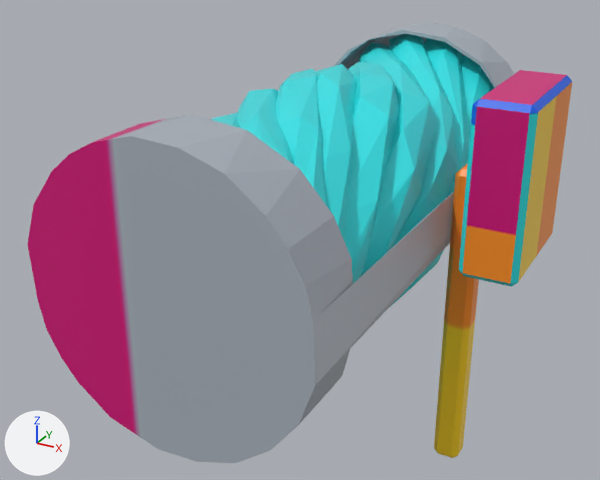
Renders of the FBX model Assets/Models/Breaker_Box.fbx from each side of a commit.
The view is the same before and after, from a 50 mm camera at (2.68, -5.35, 2.24) aimed at (-0.16, -0.18, -0.34). Every picture has the same lights, and +X, +Y and +Z are marked at lower left. Where no turn or scale is listed for an object, it has been applied to the vertices.

Script lines for the objects in view, before the commit:
```python
me_cube = bpy.data.meshes.new('Cube')
me_cube.from_pydata(...)  # 24 vertices, 26 faces; spans x -0.1..0.1, y -0.1..0.1, z -0.9..1.5
me_cube.materials.append(mat_material)  # picture img_retrowave_palette_png
me_cube_001 = bpy.data.meshes.new('Cube.001')
me_cube_001.from_pydata(...)  # 40 vertices, 42 faces; spans x -0.1..0.26, y -0.5..0.5, z -0.6..0.6
me_cube_001.materials.append(mat_material)  # picture img_retrowave_palette_png
me_cube_002 = bpy.data.meshes.new('Cube.002')
me_cube_002.from_pydata(...)  # 24 vertices, 26 faces; spans x -0.021..0.04, y 0.0..1.0, z -0.6..0.6
me_cube_002.materials.append(mat_material)  # picture img_retrowave_palette_png
me_cylinder_005 = bpy.data.meshes.new('Cylinder.005')
me_cylinder_005.from_pydata(...)  # 1197 vertices, 1324 faces; spans x -1.0..1.0, y -2.1..2.1, z -1.0..1.0
# faces by material slot: [1149, 175]
me_cylinder_005.materials.append(mat_material)  # picture img_retrowave_palette_png
me_cylinder_005.materials.append(mat_material_001)  # picture img_retrowave_palette_png
ob_breaker_box = bpy.data.objects.new('Breaker_Box', me_cube_001)
ob_breaker_box.location = (1.3, 0.0, 0.4)
ob_breaker_door = bpy.data.objects.new('Breaker_Door', me_cube_002)
ob_breaker_door.location = (1.56, -0.5, 0.4)
ob_breaker_pole = bpy.data.objects.new('Breaker_Pole', me_cube)
ob_breaker_pole.location = (1.1, 0.0, -1.1)
ob_power_cable_lod0 = bpy.data.objects.new('Power_Cable_LOD0', me_cylinder_005)
ob_power_cable_lod0.location = (0.0, 0.0, 0.0)
```
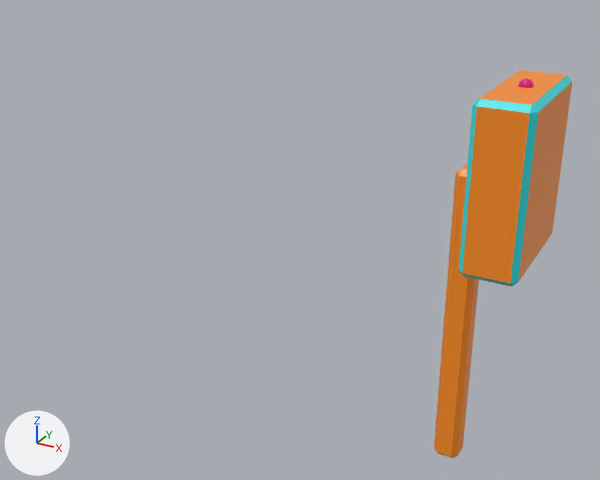
The newer file is also turned or shifted as a whole; pictures and numbers use the older file's frame.

Location of each change, (x1, y1, x2, y2) in pixels of the pictures (600 x 480 px):
'Power_Cable_LOD0', deleted
    before: (27, 22, 514, 463)
    faces in mat_material_001 (picture img_retrowave_palette_png): (27, 22, 514, 463)
    faces in mat_material (picture img_retrowave_palette_png): (211, 33, 495, 307)
'Icosphere', added
    after: (518, 78, 534, 88)
part 1 of me_cube_002, surface changed (yellow to brown)
    both: (510, 75, 572, 287)
part 2 of me_cube, surface changed (yellow to orange)
    both: (434, 164, 479, 458)
part 3 of me_cube_001, surface changed (pink to orange)
    both: (459, 70, 567, 286)

The change, as a diff of the scene's bpy script:
```diff
--- a/Assets/Models/Breaker_Box.fbx.py
+++ b/Assets/Models/Breaker_Box.fbx.py
@@ me_cube_001 @@
 me_cube_001.from_pydata(...)  # 40 vertices, 42 faces; spans x -0.1..0.26, y -0.5..0.5, z -0.6..0.6
 # used by ob_breaker_box; location = (1.3, 0.0, 0.4)
+# me_cube_001 part 3: texture (UV) coordinates of 42 of 42 faces, centred in x -0.1..0.26, y -0.5..0.5, z -0.6..0.6, changed; they spanned u 0.01..0.74, v 0.37..0.63 and now span u 0.05..0.59, v 0.43..0.57
 me_cube_001.materials.append(mat_material)
@@ me_cube @@
 me_cube.from_pydata(...)  # 24 vertices, 26 faces; spans x -0.1..0.1, y -0.1..0.1, z -0.9..1.5
 # used by ob_breaker_pole; location = (1.1, 0.0, -1.1)
+# me_cube part 2: texture (UV) coordinates of 26 of 26 faces, centred in x -0.1..0.1, y -0.1..0.1, z -0.9..1.5, changed; they spanned u 0.43..0.57, v 0.49..0.68 and now span u 0.52..0.6, v 0.53..0.64
 me_cube.materials.append(mat_material)
@@ me_cube_002 @@
 me_cube_002.from_pydata(...)  # 24 vertices, 26 faces; spans x -0.021..0.04, y 0.0..1.0, z -0.6..0.6
 # used by ob_breaker_door; location = (1.56, -0.5, 0.4)
+# me_cube_002 part 1: texture (UV) coordinates of 26 of 26 faces, centred in x -0.01..0.04, y 0.01..0.99, z -0.59..0.59, changed; they spanned u 0.01..0.58, v 0.42..0.77 and now span u 0.05..0.59, v 0.49..0.7
 me_cube_002.materials.append(mat_material)
@@ me_icosphere @@
+me_icosphere.from_pydata(...)  # an icosphere of 80 faces spanning x -0.0476..0.0476, y -0.05..0.05, z -0.05..0.05
+me_icosphere.materials.append(mat_material)  # picture img_retrowave_palette_png
@@ ob_power_cable_lod0 @@
-ob_power_cable_lod0 = bpy.data.objects.new('Power_Cable_LOD0', me_cylinder_005)
-ob_power_cable_lod0.location = (0.0, 0.0, 0.0)
@@ ob_icosphere @@
+ob_icosphere = bpy.data.objects.new('Icosphere', me_icosphere)
+ob_icosphere.location = (1.4, 0.0, 1.0)
```
